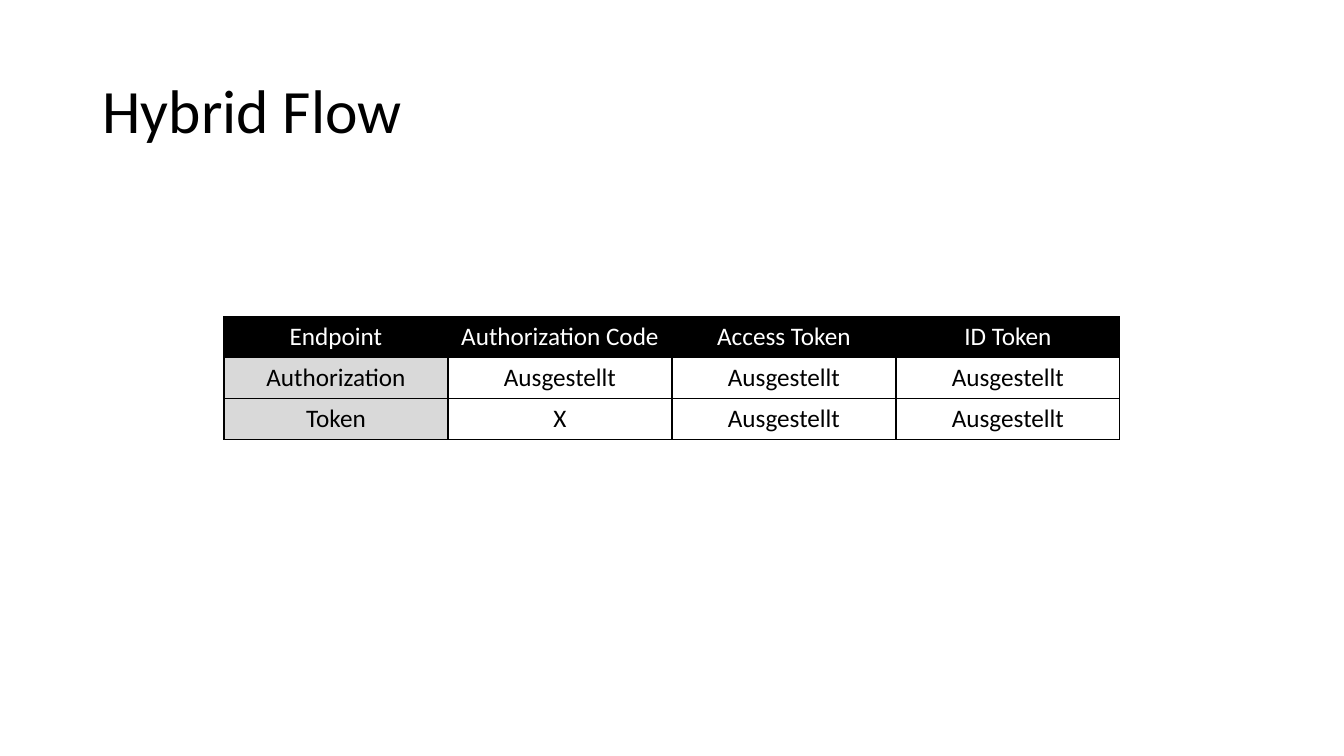
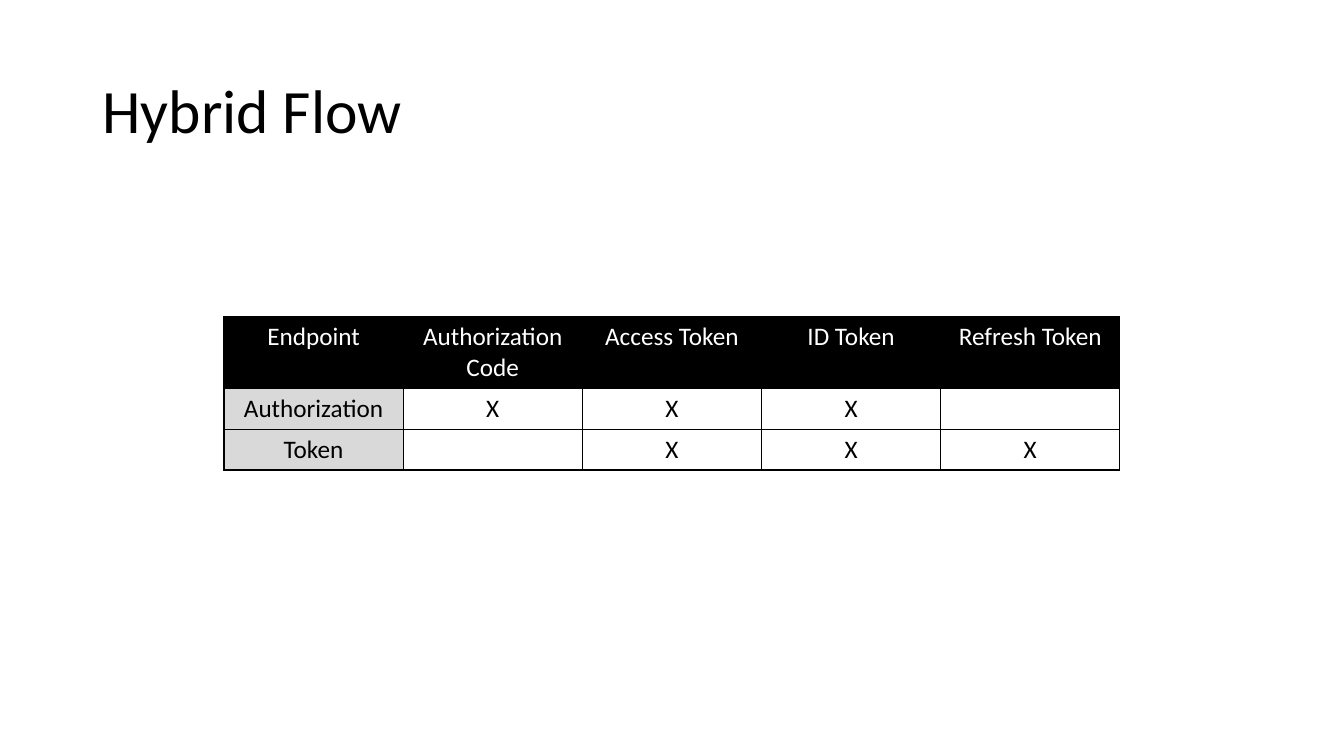
Before and after one commit to danielwagn3r/openid-workshop, a slide deck: slide 35 of OpenID & OAuth.pptx. Drawn at 1344x756 pixels with LibreOffice and Linux fonts; fonts in the diff are those of the drawing. Boxes give left, top, right and bottom in pixels: in the first picture for what was removed or moved away, otherwise in the second. Text is boxed around its words. In the diff, an @@ line names an element or a change of style, - is before the commit and + after.

```diff
--- a/OpenID & OAuth.pptx
+++ b/OpenID & OAuth.pptx
@@ table at [224,317,1121,469] @@
-column 2: Authorization Code | Ausgestellt | X
-column 3: Access Token | Ausgestellt | Ausgestellt
-column 4: ID Token | Ausgestellt | Ausgestellt
+column 2: Authorization Code | X | 
+column 3: Access Token | X | X
+column 4: ID Token | X | X
+column 5: Refresh Token |  | X
```
Also in this commit, not shown: 20 other slides changed, 1 slide added.
